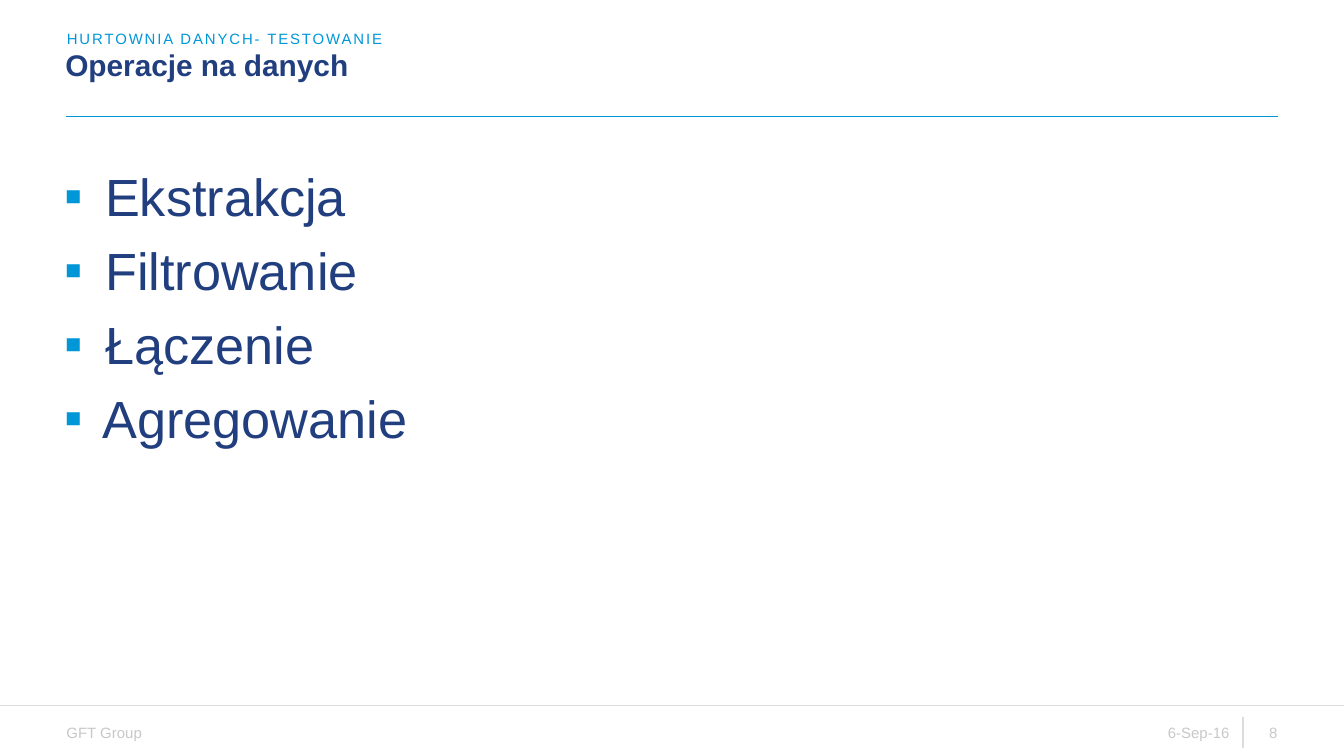
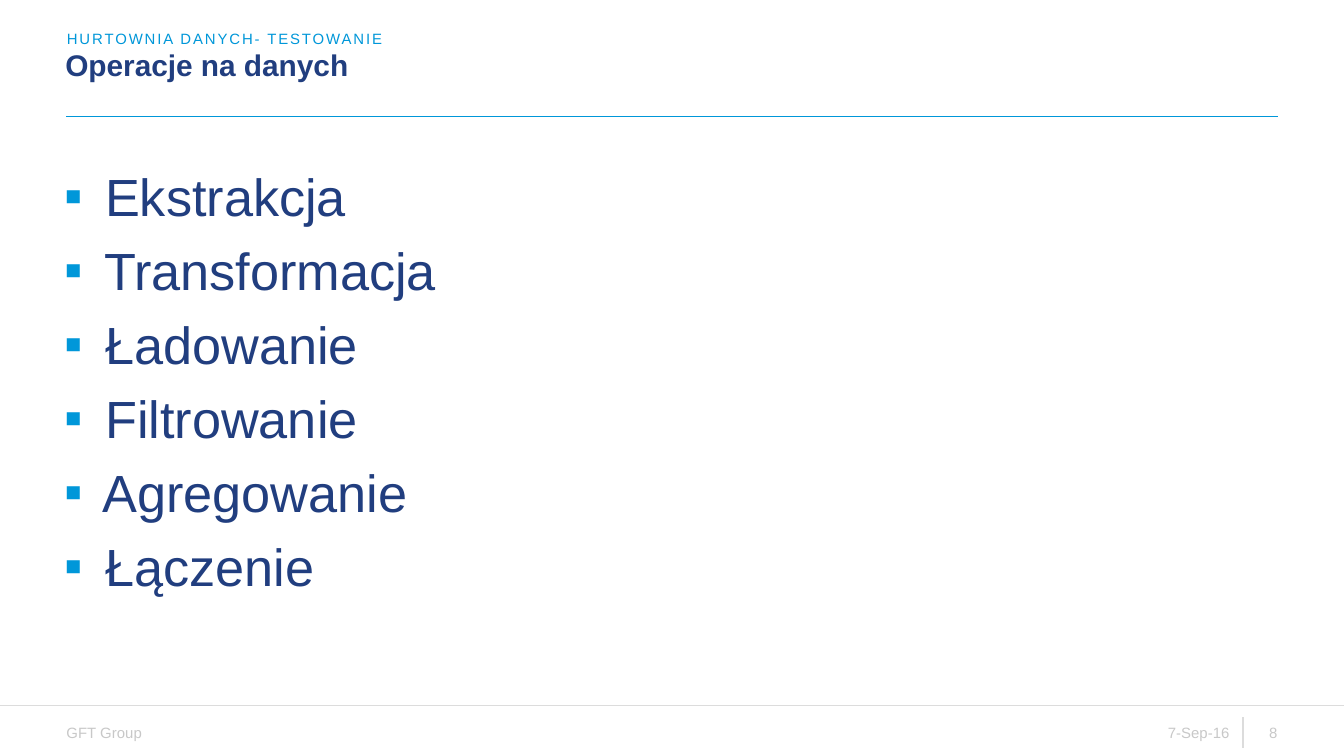
Before and after one commit to Dariusz86/Ptaq, a slide deck: slide 8 of Prezentacja/Automatyzacja procesu testowania hurtowni danych.pptx. Drawn at 1344x756 pixels with LibreOffice and Linux fonts; fonts in the diff are those of the drawing; background and template pictures are left out. Boxes give left, top, right and bottom in pixels: in the first picture for what was removed or moved away, otherwise in the second. Text is boxed around its words. In the diff, an @@ line names an element or a change of style, - is before the commit and + after.

Commit message:
Small change in presentation- operacje na danych

```diff
--- a/Prezentacja/Automatyzacja procesu testowania hurtowni danych.pptx
+++ b/Prezentacja/Automatyzacja procesu testowania hurtowni danych.pptx
@@ text at bbox=[104, 252, 436, 365]: paragraphs added @@
+▪ Transformacja
+▪ Ładowanie
@@ text at bbox=[102, 400, 407, 448]: paragraph removed @@
-▪ Agregowanie
@@ text at bbox=[102, 474, 407, 522]: paragraph added @@
+▪ Agregowanie
@@ text at bbox=[1168, 728, 1230, 741]: text changed @@
-6-Sep-16
+7-Sep-16
```
Also in this commit, not shown: 7 other slides changed.
